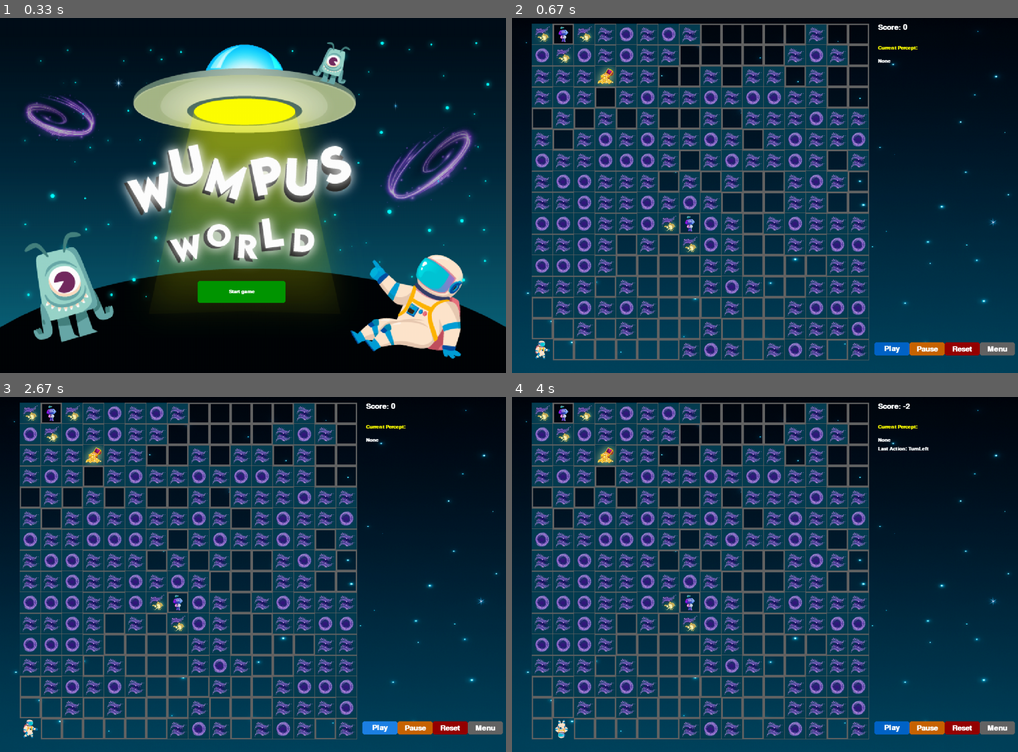
Above: before the commit, frames 1-4 (two rows, left to right).
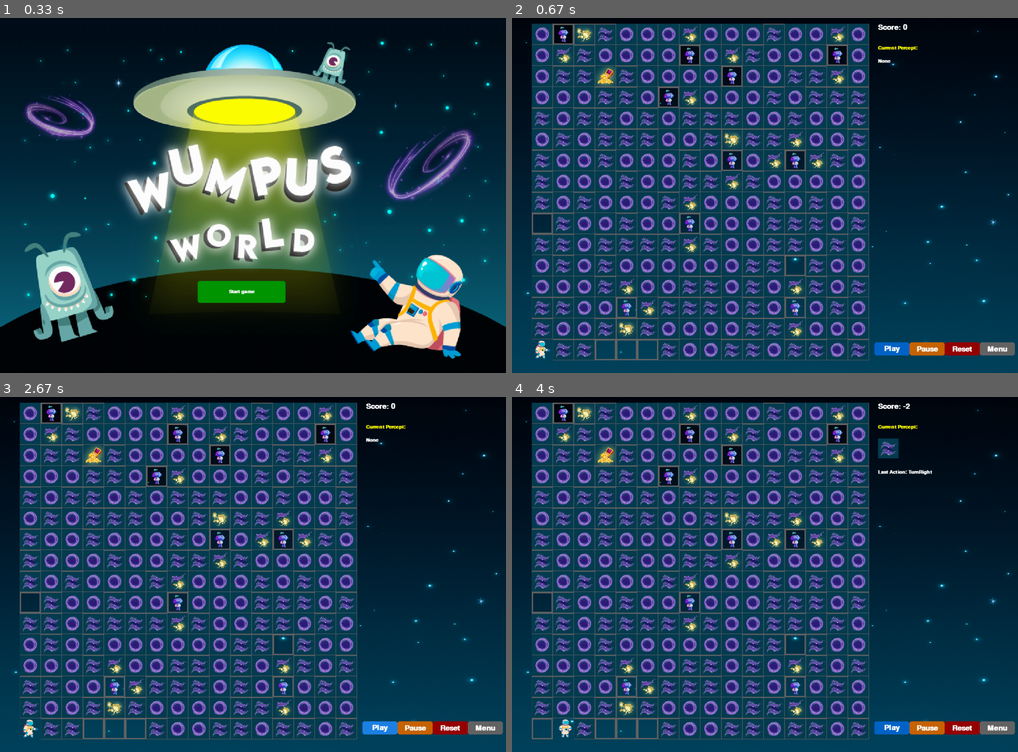
Above: after the commit, the same moments.

Repository: quangdat2511/ai-project-02
Game: pygame game, started from main.py
Same seed, same stepped clock (60 frames per second), same inputs: the game is played once before the commit and once after it.
Inputs (mouse positions are in pixels of both pictures, inside the frame that each line leads up to):
- Up to frame 1 (0.33 s): no input
- Up to frame 2 (0.67 s): click "Start game" at 0.38 s
- Up to frame 3 (2.67 s): click "Play" at 0.72 s; click (96, 521) at 1.05 s; click "Play" at 2.38 s
- Up to frame 4 (4 s): click (749, 514) at 2.72 s; click "Play" at 3.55 s; click (921, 567) at 3.88 s

Frame 1 is identical in both runs. In frame 2, 25% of the frame differs, in the area x 3-71%, y 1-97%; in frame 3, 25%; in frame 4, 25%, in the area x 3-84%, y 1-97%.

Commit message:
update UI

Diff:
--- a/gui/config.py
+++ b/gui/config.py
@@ -31,6 +31,8 @@
 CELL_WUMPUS = 'gui/assets/wumpus.png'
 ARROW_IMAGE = 'gui/assets/arrow.png'
 GLITTER = 'gui/assets/gold.png'
+BUMP = 'gui/assets/bump.png'
+SCREAM = 'gui/assets/scream.png'
 CELL_GOLD = 'gui/assets/cell_gold.png'
 CELL_PIT = 'gui/assets/cell_pit.png'
 CELL_STENCH = 'gui/assets/cell_stench.png'
--- a/gui/game_manager.py
+++ b/gui/game_manager.py
@@ -29,6 +29,8 @@
                 'cell_pit': CELL_PIT,
                 'gold': CELL_GOLD,
                 'glitter': GLITTER,
+                'bump': BUMP,
+                'scream': SCREAM,
                 'agent_left': AGENT_LEFT,
                 'agent_right': AGENT_RIGHT,
                 'agent_up': AGENT_UP,
@@ -153,6 +155,7 @@
                 has_stench = percept.stench
                 has_breeze = percept.breeze
 
+
                 if is_wumpus:
                     img = self.get_image('cell_wumpus')
                     if img: surface.blit(img, rect.topleft)
@@ -199,13 +202,19 @@
 
             # Lấy percept hiện tại
             percept = env.get_percept_in_cell(agent.position)
+                #             glitter = percept.glitter
+                # bump = percept.bump
             percept_images = []
             if percept.stench:
                 percept_images.append(self.get_image('cell_stench'))
             if percept.breeze:
                 percept_images.append(self.get_image('cell_breeze'))
-            if getattr(percept, "glitter", False):
+            if percept.glitter:
                 percept_images.append(self.get_image('glitter'))
+            if percept.bump:
+                percept_images.append(self.get_image('bump'))
+            if percept.scream:
+                percept_images.append(self.get_image('scream'))
             # if getattr(percept, "bump", False):
             #     percept_images.append(self.get_image('cell_bump'))
             # if getattr(percept, "scream", False):
--- a/gui/gameplay_screen.py
+++ b/gui/gameplay_screen.py
@@ -68,9 +68,13 @@
     def initialize(self):
         # Danh sách các cấu hình Environment
         env_configs = [
-            (8, 2, 0.2, False, None),
-            (12, 2, 0.2, False, None),
-            (16, 2, 0.2, False, None),
+            # (8, 2, 0.2, False, None),
+            # (12, 2, 0.2, False, None),
+            # (16, 2, 0.2, False, None),
+            # (2, 2, 0.2, False, None)
+            (8, 10, 0.5, False, None),
+            (12, 10, 0.5, False, None),
+            (16, 10, 0.5, False, None),
             (2, 2, 0.2, False, None)
         ]
 
@@ -139,6 +143,7 @@
         else:
             surface.fill((60, 60, 60))  # fallback background color
         self.menu_button.draw(surface)
+        self.reset_button.draw(surface)
         if self.agent.winning:
             self.game_manager.drawAgentWinning(surface, self.agent.score)
         elif not self.agent.is_alive:
@@ -149,7 +154,7 @@
             # Draw UI buttons
             self.play_button.draw(surface)
             self.pause_button.draw(surface)
-            self.reset_button.draw(surface)
+
             # self.speed_up_button.draw(surface)
             # self.speed_down_button.draw(surface)
 
Binary file added: gui/assets/bump.png
Binary file added: gui/assets/scream.png
